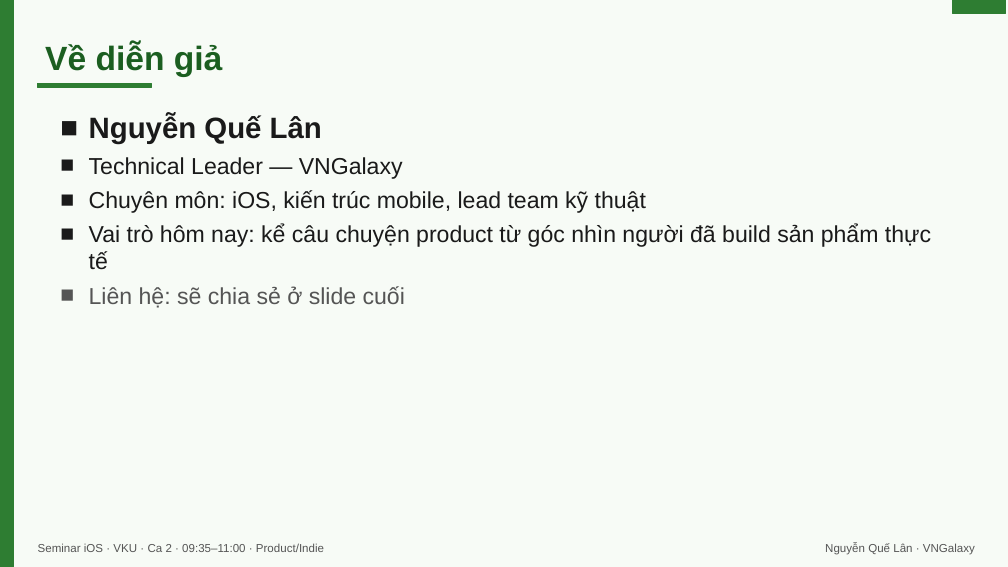
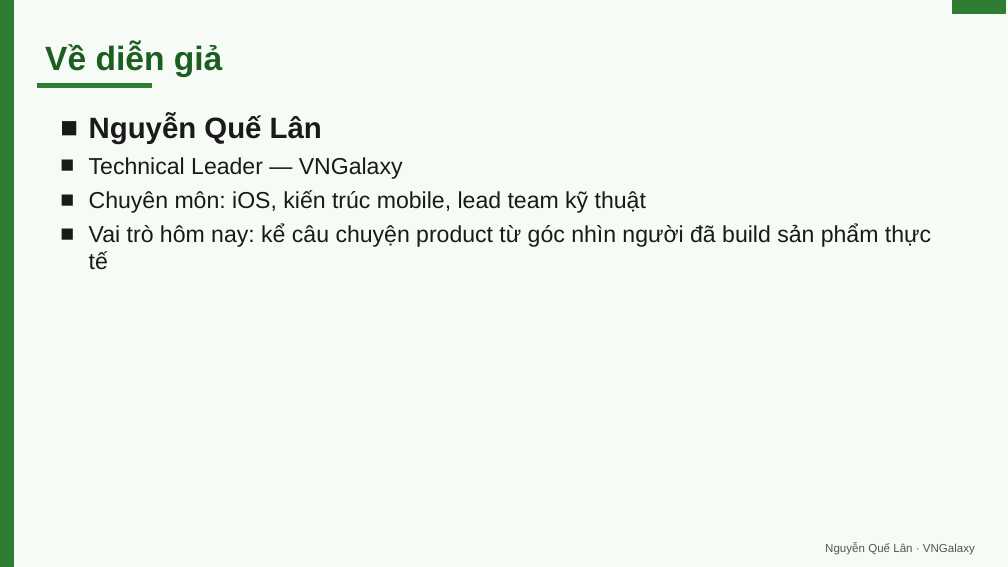
Before and after one commit to lantuyan/vku-semini-01, a slide deck: slide 3 of seminar-ios-vku-ca2.pptx (slide 2 before the commit). Drawn at 1008x567 pixels with LibreOffice and Linux fonts; fonts in the diff are those of the drawing. Boxes give left, top, right and bottom in pixels: in the first picture for what was removed or moved away, otherwise in the second. Text is boxed around its words. In the diff, an @@ line names an element or a change of style, - is before the commit and + after.

```diff
--- a/seminar-ios-vku-ca2.pptx
+++ b/seminar-ios-vku-ca2.pptx
@@ text at box(89, 286, 405, 308): paragraph removed @@
-■ Liên hệ: sẽ chia sẻ ở slide cuối
@@ text removed at box(38, 543, 324, 552) @@
-Seminar iOS · VKU · Ca 2 · 09:35–11:00 · Product/Indie
```
Also in this commit, not shown: 22 other slides changed, 8 slides added, 8 slides removed, 8 other files.
